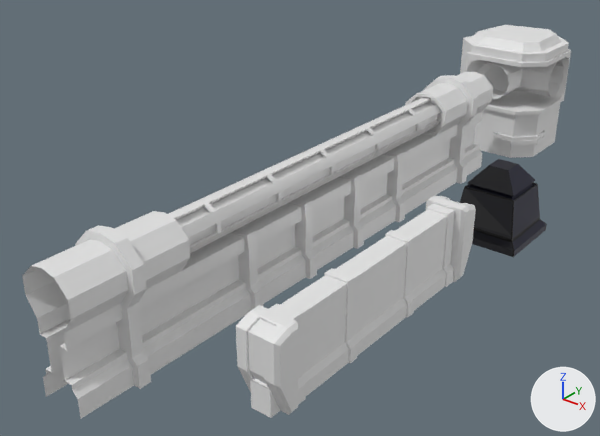
What one commit did to the Blender file Assets/3D/Walls.blend.
One viewpoint serves both versions: a 50 mm lens placed at (8.68, -11.78, 7.7), pointed at (-0.43, -0.39, 0.64). Arrows for +X, +Y and +Z are at lower right; the lights stay in place.
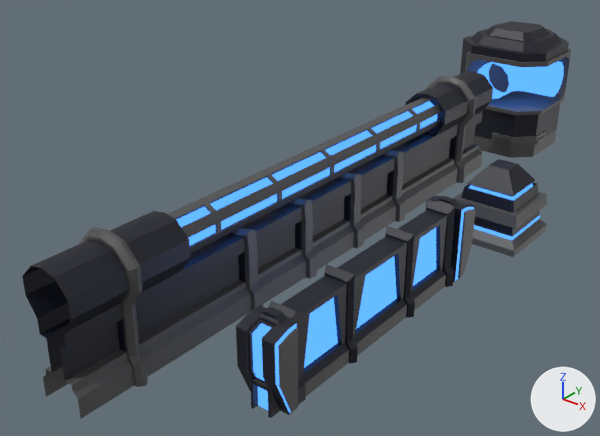
Boxes (x1, y1, x2, y2) around the edits, measured in the pictures (600 x 436 px; the box of a moved part takes in the faces that stretch with it):
'Cube.002', reshaped
    before: (269, 204, 455, 405)
    after: (268, 200, 455, 405)
'Cube.001', reshaped
    before: (460, 25, 571, 158)
    after: (460, 21, 571, 158)
'Cube.004', reshaped (8% wider)
    before: (460, 159, 547, 257)
    after: (453, 159, 547, 257)
part 1 of me_cylinder_001, moved or reshaped
    before: (75, 225, 151, 389)
    after: (79, 227, 148, 387)
part 2 of me_cylinder_001, moved or reshaped
    before: (424, 75, 478, 184)
    after: (426, 76, 476, 183)
part 3 of me_cylinder_001, added
    after: (289, 173, 364, 279)
part 4 of me_cylinder_001, added
    after: (232, 228, 263, 308)
part 5 of me_cylinder_001, added
    after: (384, 151, 405, 222)
part 6 of me_cylinder_001, recoloured (grey to black)
    both: (22, 72, 493, 380)
part 7 of me_cylinder_001, recoloured (grey to blue)
    both: (176, 101, 437, 246)
part 8 of me_cylinder_001, recoloured
    both: (43, 97, 482, 419)
part 9 of me_cube_001, built on
    before: (478, 25, 556, 42)
    after: (478, 21, 556, 42)
part 10 of me_cube_001, recoloured (grey to black)
    both: (460, 32, 569, 140)
part 11 of me_cube_001, recoloured (grey to blue)
    both: (477, 61, 564, 99)
part 12 of me_cube_001, recoloured
    both: (465, 49, 571, 158)
part 13 of me_cube_003, added
    after: (268, 200, 455, 405)
part 14 of me_cube_003, recoloured (white to black)
    both: (280, 208, 448, 363)
part 15 of me_cube_004, built on
    before: (236, 196, 476, 415)
    after: (236, 196, 476, 418)
part 16 of me_cube_004, recoloured (white to black)
    both: (246, 203, 462, 418)
part 17 of me_cube_004, recoloured
    both: (282, 210, 475, 412)
part 18 of me_cube_005, built on
    before: (460, 184, 540, 237)
    after: (453, 184, 547, 237)
part 19 of me_cube_005, recoloured (black to grey)
    both: (465, 163, 537, 200)
part 20 of me_cube_005, recoloured (black to blue)
    both: (469, 183, 540, 240)
part 21 of me_cube_005, recoloured (black to grey)
    both: (472, 218, 547, 257)

Diff of the bpy script that builds the scene:
```diff
--- a/Assets/3D/Walls.blend.py
+++ b/Assets/3D/Walls.blend.py
@@ mat_base @@
+mat_base = principled_material('Base')
+mat_base.base_color = (0.00387, 0.00542, 0.0144)  # black #0d1120
@@ me_cylinder_001 @@
 # used by ob_cylinder_001; location = (0.0, -0.4, 1.84); rotation_euler = (1.571, 0.0, 0.0), in degrees (90, 0, 0)
-me_cylinder_001.from_pydata(...)  # 892 vertices, 780 faces; spans x -0.63..0.63, y -1.84..0.59, z -6.0..6.0
+me_cylinder_001.from_pydata(...)  # 1029 vertices, 907 faces; spans x -0.63..0.63, y -1.84..0.59, z -6.0..6.0
+# me_cylinder_001 part 1: 38 vertices moved from x -0.63..0.63, y -1.84..0.59, z 4.79..5.01 to x -0.55..0.55, y -1.84..0.51, z 4.79..5.01; 38 vertices added at x -0.63..0.63, y -1.84..0.59, z 4.87..4.93
+# me_cylinder_001 part 2: 38 vertices moved from x -0.63..0.63, y -1.84..0.59, z -5.01..-4.79 to x -0.55..0.55, y -1.84..0.51, z -5.01..-4.79; 38 vertices added at x -0.63..0.63, y -1.84..0.59, z -4.93..-4.87
+# me_cylinder_001 part 3: 31 vertices added at x -0.5..0.5, y -1.84..-0.31, z -0.76..0.87
+# me_cylinder_001 part 4: 15 vertices added at x -0.5..0.5, y -1.84..-0.31, z 2.28
+# me_cylinder_001 part 5: 15 vertices added at x -0.5..0.5, y -1.84..-0.31, z -2.28
+# me_cylinder_001 part 6: 191 faces spanning x -0.5..0.5, y -1.29..0.46, z -6.0..6.0 switch from mat_material (white #e7e7e7) to mat_base (black #0d1120)
+# me_cylinder_001 part 7: 6 faces spanning x -0.26..0.26, y -0.3..0.3, z -4.14..4.14 switch from mat_material (white #e7e7e7) to mat_seccond (blue #3c74d1)
+# me_cylinder_001 part 8: 485 faces spanning x -0.55..0.55, y -1.84..0.51, z -6.0..6.0 switch from mat_material (white #e7e7e7) to mat_third (dark grey #4e4e4e)
@@ me_cube_001 @@
 # used by ob_cube_001; location = (-0.3, 8.0, 1.4); rotation_euler = (1.571, 0.0, 0.0), in degrees (90, 0, 0)
-me_cube_001.from_pydata(...)  # 302 vertices, 250 faces; spans x -0.87..1.48, y -1.4..1.42, z -0.87..1.48
+me_cube_001.from_pydata(...)  # 322 vertices, 270 faces; spans x -0.87..1.48, y -1.4..1.59, z -0.87..1.48
+# me_cube_001 part 9
+# 2 vertices are removed from x 0.02..0.09, y 1.42, z 0.02..0.09
+# 6 faces are deleted
+# 22 vertices are added at x -0.37..0.97, y 1.42..1.59, z -0.37..0.97
+# 26 new faces join them, mat_base (black #0d1120)
+# me_cube_001 part 10: 80 faces spanning x -0.87..1.48, y -1.05..1.42, z -0.87..1.48 switch from no material to mat_base (black #0d1120)
+# me_cube_001 part 11: 36 faces spanning x -0.15..1.45, y -0.01..0.89, z -0.15..1.44 switch from no material to mat_seccond (blue #3c74d1)
+# me_cube_001 part 12: 128 faces spanning x -0.87..1.48, y -1.4..1.03, z -0.87..1.48 switch from no material to mat_third (dark grey #4e4e4e)
@@ me_cube_003 @@
 # used by ob_cube_002; location = (2.3, -2.0, 0.62); rotation_euler = (1.571, 0.0, 0.0), in degrees (90, 0, 0)
-me_cube_003.from_pydata(...)  # 112 vertices, 91 faces; spans x -0.31..0.31, y -0.62..0.81, z -2.28..2.28
+me_cube_003.from_pydata(...)  # 216 vertices, 185 faces; spans x -0.37..0.37, y -0.62..0.91, z -2.28..2.28
+# me_cube_003 part 13: 104 vertices added at x -0.37..0.37, y -0.62..0.91, z -2.17..2.17
+# me_cube_003 part 14: 45 faces spanning x -0.31..0.31, y -0.62..0.81, z -2.06..2.06 switch from no material to mat_base (black #0d1120)
+me_cube_003.materials.append(mat_seccond)  # blue #3c74d0
+me_cube_003.materials.append(mat_third)  # dark grey #4e4e4e
@@ me_cube_004 @@
 # used by ob_cube_003; location = (2.3, -2.0, 1.0); rotation_euler = (1.571, 0.0, 0.0), in degrees (90, 0, 0)
-me_cube_004.from_pydata(...)  # 70 vertices, 65 faces; spans x -0.4..0.4, y -1.0..0.47, z -2.79..-2.29
+me_cube_004.from_pydata(...)  # 178 vertices, 168 faces; spans x -0.4..0.4, y -1.0..0.544, z -2.79..-2.29
+# me_cube_004 part 15: 24 vertices removed from x -0.4..0.4, y -1.0..0.47, z -2.79..-2.29; 132 vertices added at x -0.4..0.4, y -1.0..0.544, z -2.79..-2.29
+# me_cube_004 part 16: 15 faces spanning x -0.187..0.187, y -1.0..0.47, z -2.79..-2.29 switch from no material to mat_base (black #0d1120)
+# me_cube_004 part 17: 4 faces spanning x -0.4..0.4, y -0.922..0.409, z -2.7..-2.349 switch from no material to mat_third (dark grey #4e4e4e)
+me_cube_004.materials.append(mat_seccond)  # blue #3c74d0
@@ me_cube_005 @@
 # used by ob_cube_004; location = (2.3, 2.6, 0.0); rotation_euler = (1.571, 0.0, 0.0), in degrees (90, 0, 0)
-me_cube_005.from_pydata(...)  # 36 vertices, 33 faces; spans x -0.75..0.75, y 0.0..1.5, z -0.75..0.75
+me_cube_005.from_pydata(...)  # 52 vertices, 49 faces; spans x -0.75..0.75, y 0.0..1.5, z -0.75..0.75
+# me_cube_005 part 18
+# 4 faces are deleted
+# 16 vertices are added at x -0.72..0.72, y 0.59..0.82, z -0.72..0.72
+# 8 new faces join them, mat_base (black #0d1120)
+# 12 new faces join them, mat_third (dark grey #4e4e4e)
+# me_cube_005 part 19: 13 faces spanning x -0.53..0.53, y 1.01..1.5, z -0.53..0.53 switch from mat_wall_3 to mat_base (black #0d1120)
+# me_cube_005 part 20: 8 faces spanning x -0.63..0.63, y 0.28..1.09, z -0.63..0.63 switch from mat_wall_3 to mat_seccond (blue #3c74d1)
+# me_cube_005 part 21: 8 faces spanning x -0.75..0.75, y 0.0..0.28, z -0.75..0.75 switch from mat_wall_3 to mat_third (dark grey #4e4e4e)
```
